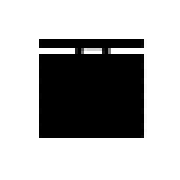
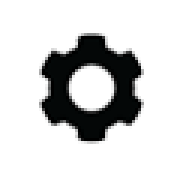
Revision of a layered 180 x 180 image; what changed, layer by layer:
added layer "Layer 2" above "Layer 2 copy 2" over [39, 33, 144, 144]
hid "Layer 2 copy 2" over [39, 39, 147, 138]
hid "Layer 1" over [39, 39, 147, 135]
